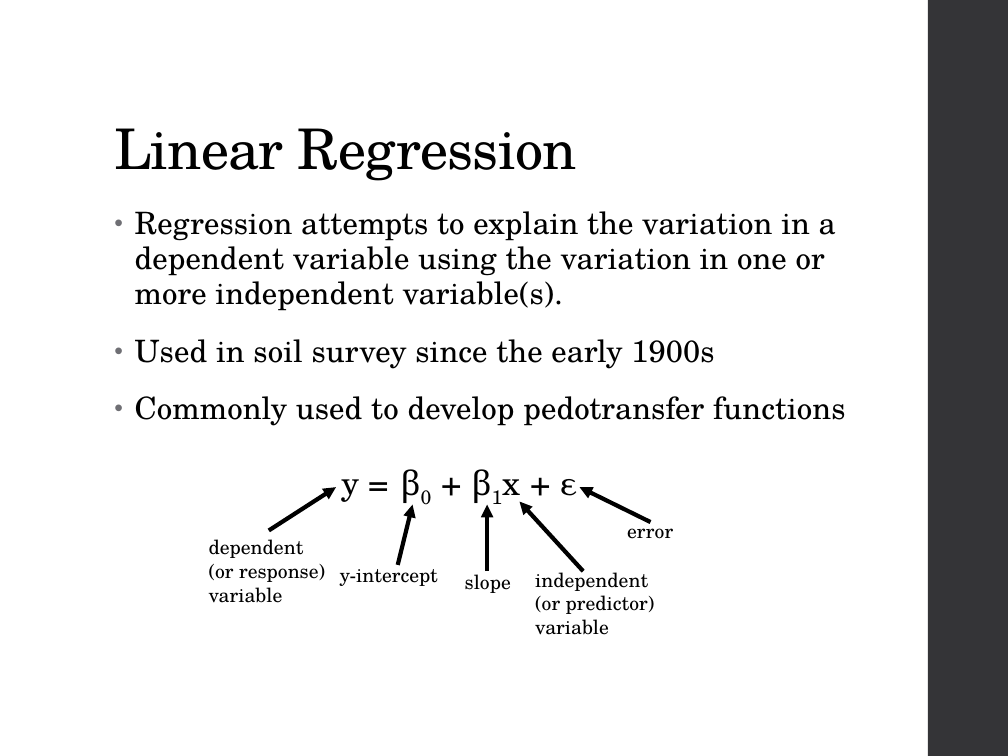
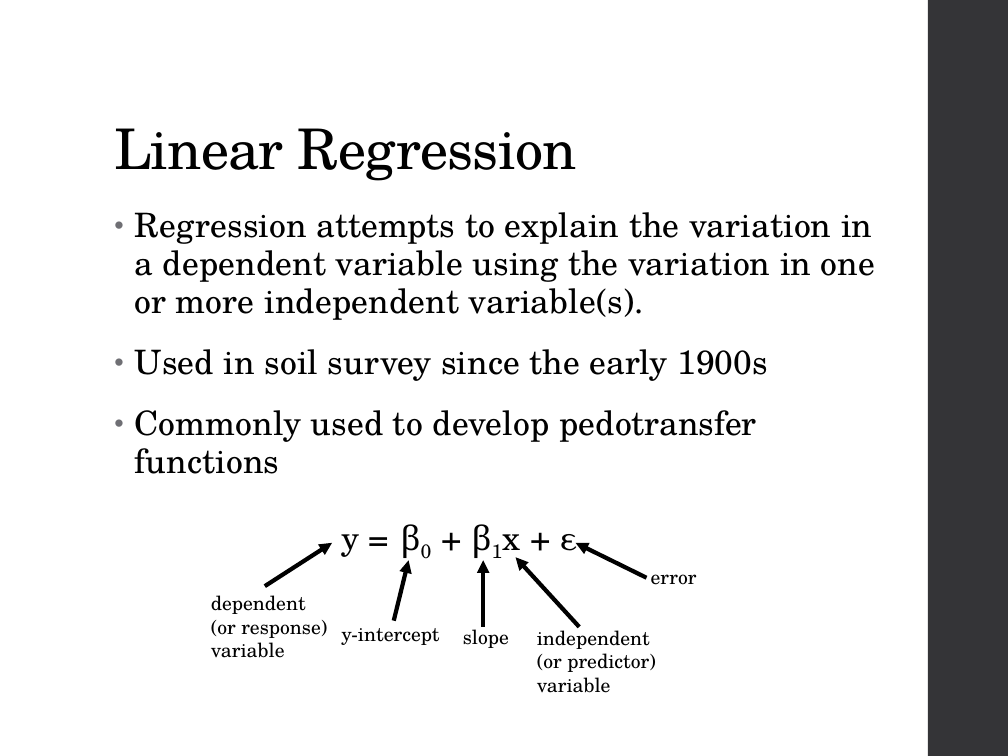
Before and after one commit to ncss-tech/stats_for_soil_survey, a slide deck: slide 3 of presentations/linear_regression/Linear_regression.pptx. Drawn at 1008x756 pixels with LibreOffice and Linux fonts; fonts in the diff are those of the drawing. Boxes give left, top, right and bottom in pixels: in the first picture for what was removed or moved away, otherwise in the second. Text is boxed around its words. In the diff, an @@ line names an element or a change of style, - is before the commit and + after.

```diff
--- a/presentations/linear_regression/Linear_regression.pptx
+++ b/presentations/linear_regression/Linear_regression.pptx
@@ text at <box>135,212,875,474</box>: size 22 to 24 pt; more space between paragraphs @@
@@ 5 arrows: place and size @@
-5 arrows at <box>269,487,650,572</box>
+5 arrows at <box>265,543,646,627</box>
@@ text "error" rewrapped from <box>627,518,673,539</box> to <box>651,574,697,585</box> @@
@@ text "dependent": place and size @@
-text "dependent" at <box>209,539,325,603</box>
+text "dependent" at <box>211,595,327,658</box>
@@ text "y-intercept" rewrapped from <box>340,562,438,586</box> to <box>341,628,439,645</box> @@
@@ text "slope": place and size @@
-text "slope" at <box>465,569,511,593</box>
+text "slope" at <box>463,625,509,648</box>
@@ text "independent": place and size @@
-text "independent" at <box>535,567,655,635</box>
+text "independent" at <box>537,625,656,693</box>
```
Also in this commit, not shown: 1 other slide changed, 1 slide added, 1 slide removed, 1 other file.
